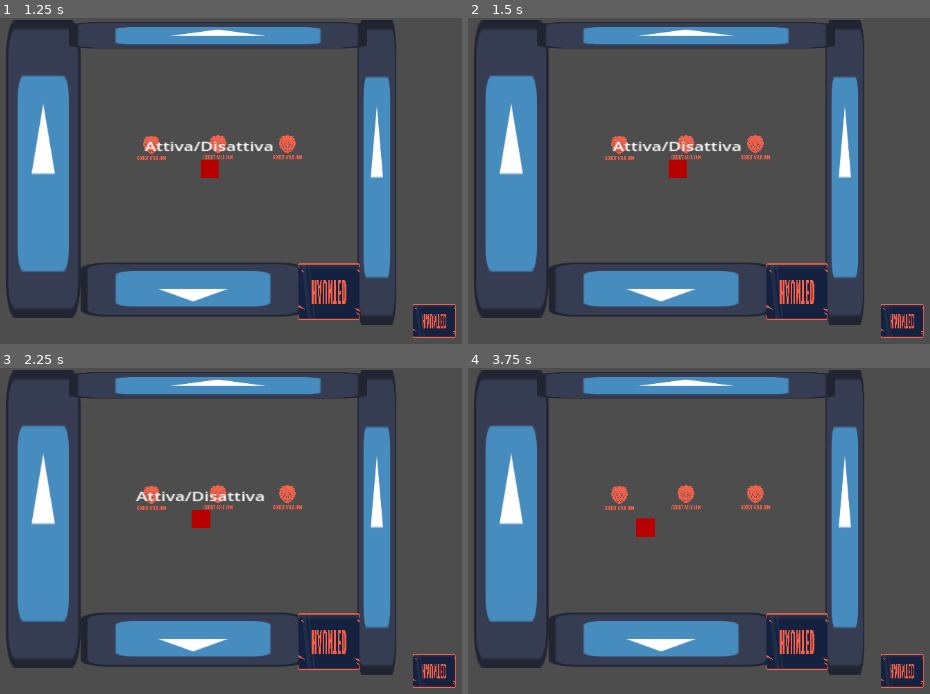
Above: before the commit, frames 1-4 (two rows, left to right).
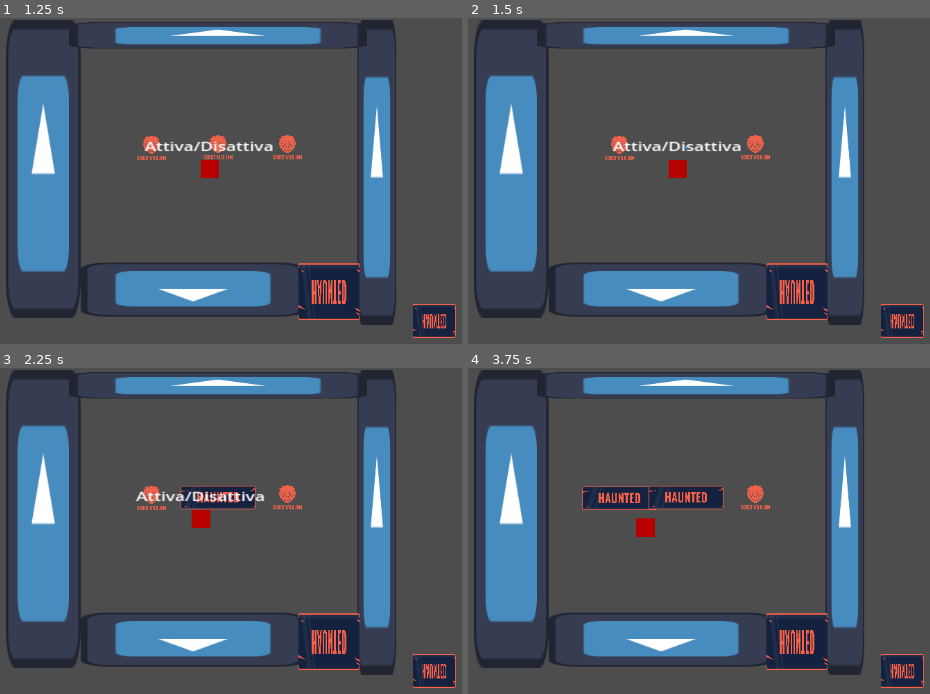
Above: after the commit, the same moments.

Repository: FranzRome/godot-wild-jam--74
Game: Godot game, scene res://scenes/main_scene.tscn
Two runs of this game, one before a commit and one after it. Both use one fixed random seed, a clock stepped at 60 frames per second and the inputs below. The engine's default icon, where the game draws it, is replaced by a stand-in: a white triangle on a blue panel in a dark square.
Inputs:
- Up to frame 1 (1.25 s): tap Enter at 0.5 s; hold W (up) from 0.53 s (still down); tap E (interact) at 0.6 s
- Up to frame 2 (1.5 s): keep holding W (up); tap Space at 1.25 s; tap E (interact) at 1.35 s
- Up to frame 3 (2.25 s): tap Enter at 2 s; release W (up) at 2.03 s; hold A (left) from 2.03 s (still down); tap E (interact) at 2.1 s
- Up to frame 4 (3.75 s): tap E (interact) at 2.85, 3.6 s; tap Space at 3.5 s; release A (left) at 3.53 s; hold S (down) from 3.53 s (still down)

Frame 1 is identical in both runs. In frame 2, 0.2% of the frame differs, in the area x 43-51%, y 35-44%; in frame 3, 1.0%; in frame 4, 2.1%, in the area x 24-56%, y 35-44%.
Error in both runs: Invalid access of index '0' on a base object of type: 'Array'. (res://scripts/player.gd:55)

Commit message:
fix name

Diff:
--- a/scripts/player.gd
+++ b/scripts/player.gd
@@ -52,7 +52,7 @@
 
 func execute_interactions():
 	#chiama funziona interact della leva
-	all_interactions[0].toggle_leva()
+	all_interactions[0].interact_leva()
 	if all_interactions:
 		var current_interaction = all_interactions[0]
 		match current_interaction.interact_type:
